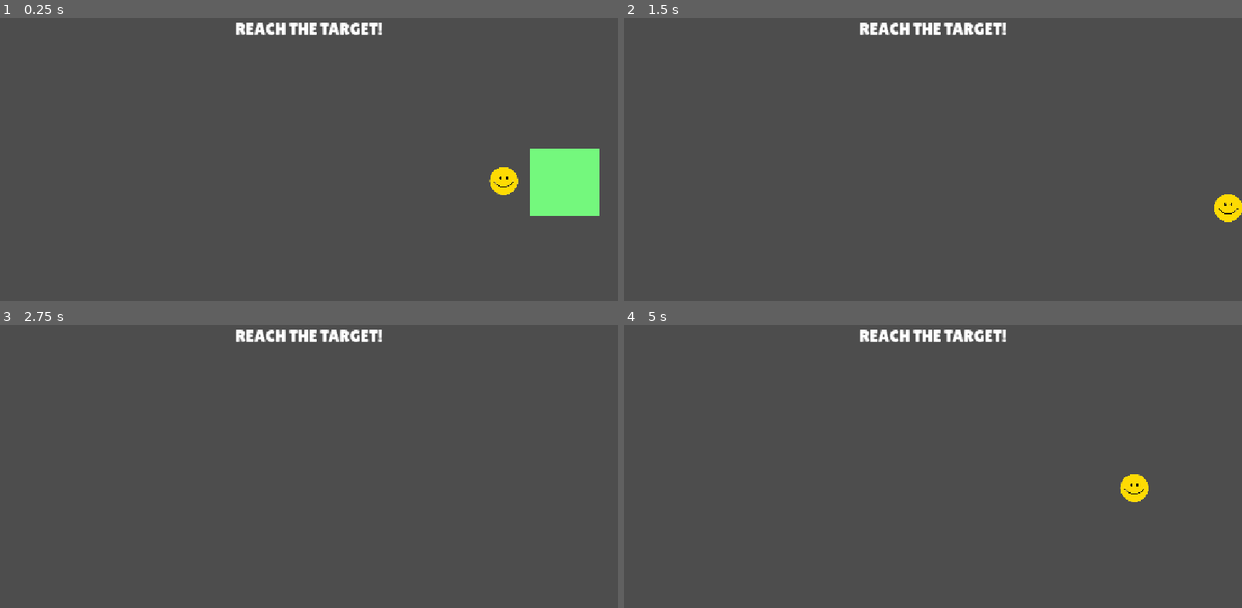
Above: before the commit, frames 1-4 (two rows, left to right).
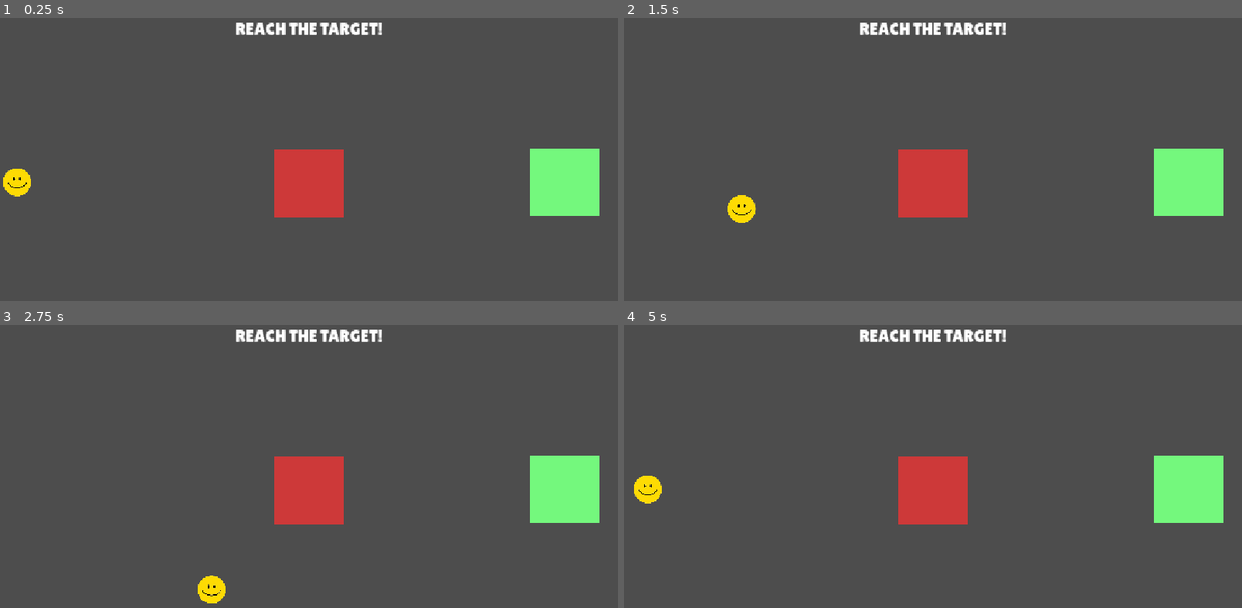
Above: after the commit, the same moments.

Repository: foreignseal/ReachTheTarget_Godot
Game: Godot game, scene res://scenes/Game.tscn
Same seed, same stepped clock (60 frames per second), same inputs: the game is played once before the commit and once after it.
Inputs:
- Up to frame 1 (0.25 s): no input
- Up to frame 2 (1.5 s): tap Enter at 0.5 s; hold D (move_right) 0.53-1.28 s; hold S (move_down) from 1.28 s (still down)
- Up to frame 3 (2.75 s): release S (move_down) at 2.03 s; hold D (move_right) from 2.03 s (still down)
- Up to frame 4 (5 s): release D (move_right) at 2.78 s; hold W (move_up) 2.78-3.53 s; hold A (move_left) from 3.53 s (still down)

The runs differ from the first frame. In frame 1, 3.4% of the frame differs, in the area x 0-84%, y 46-71%; in frame 2, 6.0%; in frame 3, 5.7%; in frame 4, 6.1%, in the area x 1-97%, y 46-71%.

Commit message:
added: danger zones

Diff:
--- a/scenes/Game.tscn
+++ b/scenes/Game.tscn
@@ -3,6 +3,7 @@
 [ext_resource type="FontFile" uid="uid://dok385m322ex8" path="res://assets/fonts/lilita_one_regular.ttf" id="1_cpr0p"]
 [ext_resource type="PackedScene" uid="uid://1kc6yj2coy7k" path="res://scenes/components/Player.tscn" id="2_78awf"]
 [ext_resource type="PackedScene" uid="uid://ckorya85re6s1" path="res://scenes/components/Target.tscn" id="3_s0nni"]
+[ext_resource type="PackedScene" path="res://scenes/components/DangerZone.tscn" id="4_danger"]
 
 [node name="Game" type="Node2D" unique_id=1105542259]
 
@@ -28,9 +29,15 @@
 horizontal_alignment = 1
 vertical_alignment = 1
 
-[node name="Player" parent="Screen" unique_id=1511318249 instance=ExtResource("2_78awf")]
-position = Vector2(363, -4)
+[node name="SpawnPoint" type="Marker2D" parent="Screen" unique_id=1343114655]
+position = Vector2(-544, -2)
 
-[node name="Target" parent="Screen" unique_id=1018898236 node_paths=PackedStringArray("message") instance=ExtResource("3_s0nni")]
+[node name="Player" parent="Screen" unique_id=1511318249 node_paths=PackedStringArray("spawn_point") instance=ExtResource("2_78awf")]
+position = Vector2(-544, -2)
+spawn_point = NodePath("../SpawnPoint")
+
+[node name="Target" parent="Screen" unique_id=1018898236 instance=ExtResource("3_s0nni")]
 position = Vector2(476, -2)
+
+[node name="DangerZone" parent="Screen" unique_id=1567770249 node_paths=PackedStringArray("message") instance=ExtResource("4_danger")]
 message = NodePath("../Label")
--- /dev/null
+++ b/scenes/components/DangerZone.tscn
@@ -0,0 +1,19 @@
+[gd_scene format=3]
+
+[ext_resource type="Script" path="res://scripts/DangerZone.gd" id="1_danger"]
+[ext_resource type="Texture2D" uid="uid://56eo55gxp2o7" path="res://assets/sprites/Square.png" id="2_square"]
+
+[sub_resource type="RectangleShape2D" id="RectangleShape2D_danger"]
+size = Vector2(128, 128)
+
+[node name="DangerZone" type="Area2D"]
+script = ExtResource("1_danger")
+
+[node name="Sprite2D" type="Sprite2D" parent="."]
+modulate = Color(0.97, 0.2, 0.2, 0.75)
+texture = ExtResource("2_square")
+
+[node name="CollisionShape2D" type="CollisionShape2D" parent="."]
+shape = SubResource("RectangleShape2D_danger")
+
+[connection signal="body_entered" from="." to="." method="_on_body_entered"]
--- /dev/null
+++ b/scripts/DangerZone.gd
@@ -0,0 +1,11 @@
+extends Area2D
+
+signal player_entered(player: Node2D)
+@export var message: Label
+
+
+func _on_body_entered(body: Node2D) -> void:
+	if body.name == "Player":
+		player_entered.emit(body)
+		message.text = "YOU CAN'T TOUCH THAT!"
+		body.respawn()
--- a/scripts/Player.gd
+++ b/scripts/Player.gd
@@ -1,14 +1,22 @@
 extends CharacterBody2D
 
+# Player variables
 @export var speed: float = 250.0
+@export var spawn_point: Node2D
 
 
+func _ready() -> void:
+	global_position = spawn_point.global_position
+
 func _physics_process(delta: float) -> void:
-
 	var direction := Vector2(
 		(Input.get_axis("move_left", "move_right")),
 		(Input.get_axis("move_up", "move_down"))
 	)
 
-	velocity = direction * speed;
+	velocity = direction * speed
 	move_and_slide()
+
+func respawn() -> void:
+	global_position = spawn_point.global_position
+	velocity = Vector2.ZERO
--- a/scripts/Target.gd
+++ b/scripts/Target.gd
@@ -10,7 +10,7 @@
 @export var shrink_speed: float = 3.5
 @export var min_scale: float = 0.05
 
-#
+# Variables
 var is_reached: bool = false
 
 
Not shown, added: scripts/DangerZone.gd.uid
